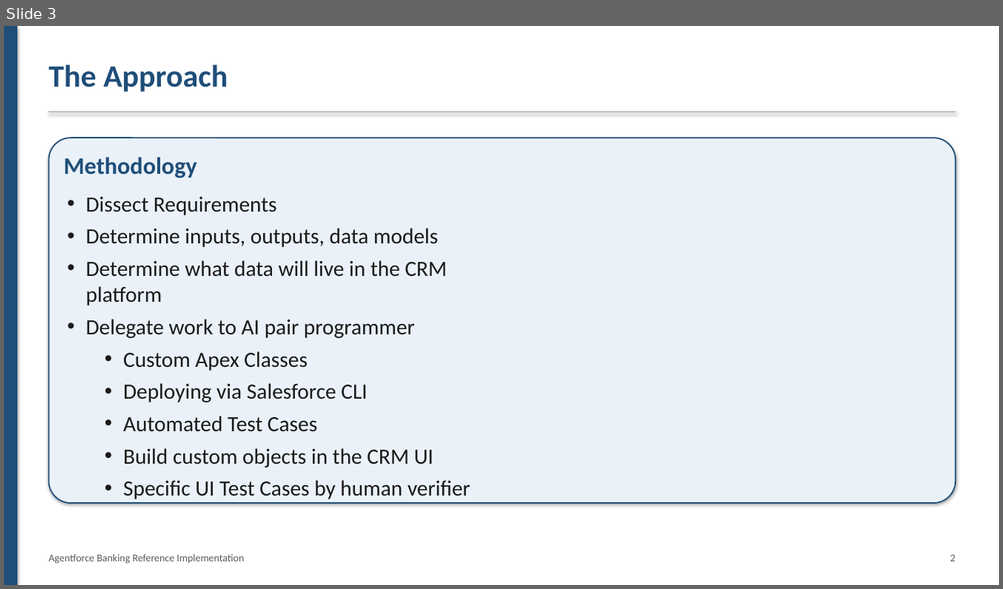
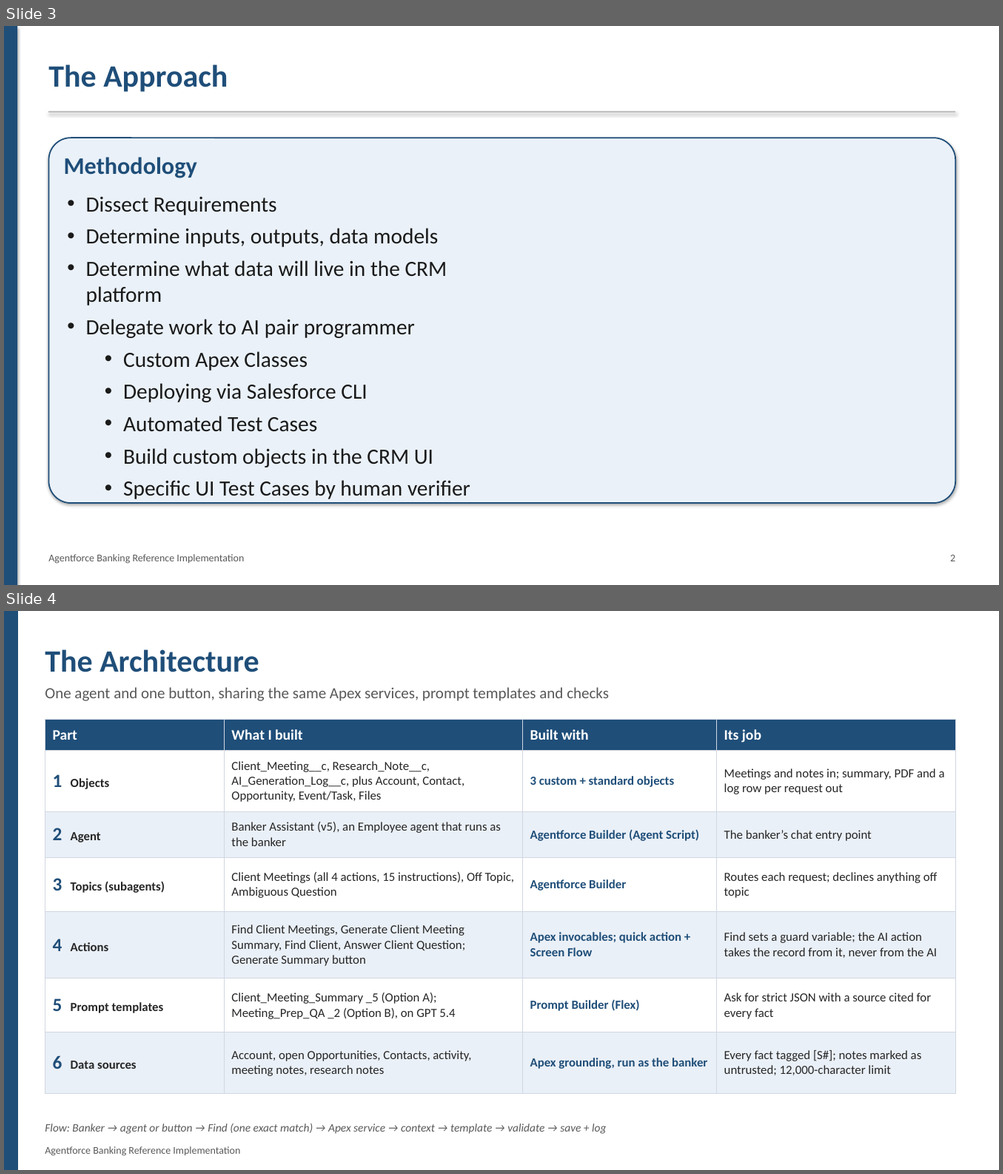
Before and after one commit to monibrahman/agentforce-banking-reference, a slide deck: docs/Panel_Overview.pptx. Shown one above the other, each under a label of ours: slide 3 before the commit, slides 3 and 4 after it. The pictures are 1003x589 and 1003x1174 pixels, drawn with LibreOffice and Linux fonts; fonts in the diff are those of the drawing. Boxes give left, top, right and bottom in pixels: in the first picture for what was removed or moved away, otherwise in the second. Text is boxed around its words. In the diff, an @@ line names an element or a change of style, - is before the commit and + after.

```diff
--- a/docs/Panel_Overview.pptx
+++ b/docs/Panel_Overview.pptx
@@ slide 4 added at (4,611,999,1170), background #FFFFFF @@
@@ rectangle added at (4,611,17,1170), fill #1F4E79, outline #1F4E79 1 pt @@
@@ text added at (45,649,259,672), 30 pt, text #1F4E79, bold @@
+The Architecture
@@ text added at (45,687,609,701), 15 pt, text #595959 @@
+One agent and one button, sharing the same Apex services, prompt templates and checks
@@ table added at (45,719,956,1093), 7 rows, 4 columns @@
+Part | What I built | Built with | Its job
+1 Objects | Client_Meeting__c, Research_Note__c, AI_Generation_Log__c, plus Account, Contact, Opportunity, Event/Task, Files | 3 custom + standard objects | Meetings and notes in; summary, PDF and a log row per request out
+2 Agent | Banker Assistant (v5), an Employee agent that runs as the banker | Agentforce Builder (Agent Script) | The banker’s chat entry point
+3 Topics (subagents) | Client Meetings (all 4 actions, 15 instructions), Off Topic, Ambiguous Question | Agentforce Builder | Routes each request; declines anything off topic
+4 Actions | Find Client Meetings, Generate Client Meeting Summary, Find Client, Answer Client Question; Generate Summary button | Apex invocables; quick action + Screen Flow | Find sets a guard variable; the AI action takes the record from it, never from the AI
+5 Prompt templates | Client_Meeting_Summary _5 (Option A); Meeting_Prep_QA _2 (Option B), on GPT 5.4 | Prompt Builder (Flex) | Ask for strict JSON with a source cited for every fact
+6 Data sources | Account, open Opportunities, Contacts, activity, meeting notes, research notes | Apex grounding, run as the banker | Every fact tagged [S#]; notes marked as untrusted; 12,000-character limit
@@ text added at (45,1124,606,1134), 11 pt, text #595959, italic @@
+Flow: Banker → agent or button → Find (one exact match) → Apex service → context → template → validate → save + log
@@ text added at (45,1147,240,1156), 10 pt, text #595959 @@
+Agentforce Banking Reference Implementation
```
Also in this commit, not shown: 2 slides changed, 2 other slides added, 1 slide removed.
